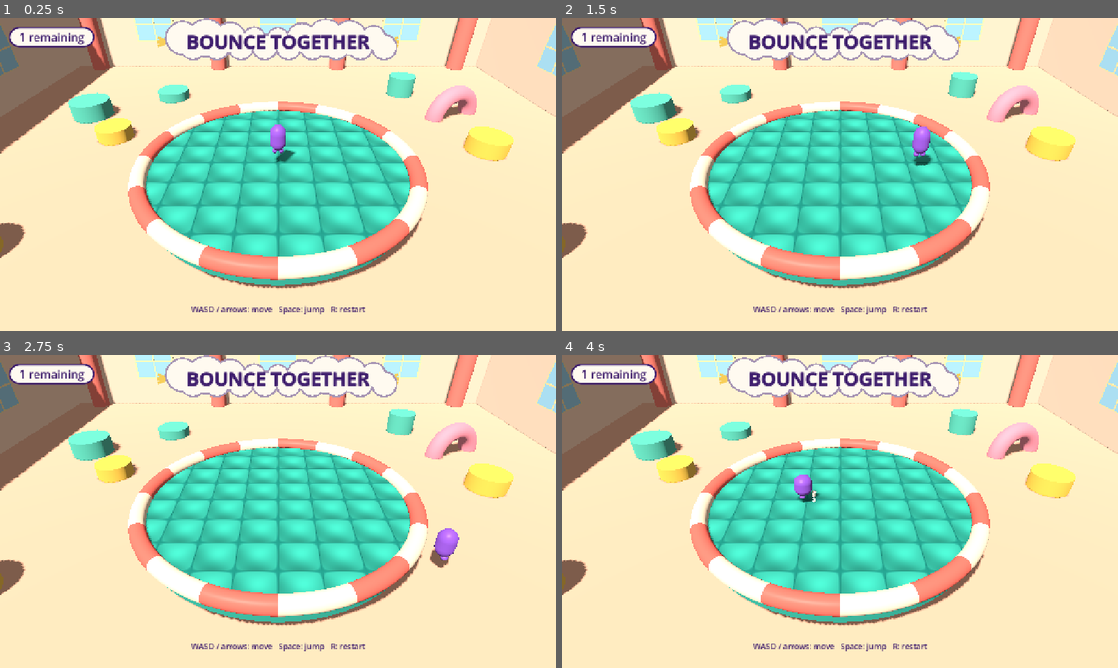
Above: before the commit, frames 1-4 (two rows, left to right).
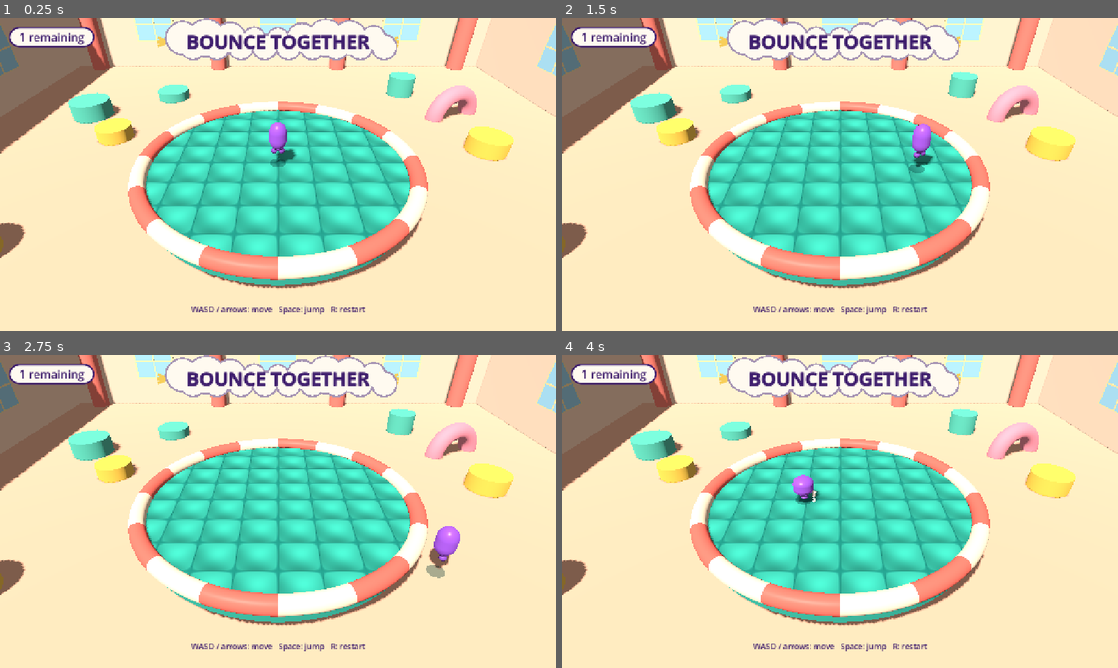
Above: after the commit, the same moments.

Repository: oronanschel/bounce-together
Game: Godot game, scene res://scenes/main.tscn
The game is run twice, just before and just after one commit, with the same random seed, the same clock (stepped at 60 frames per second) and the same inputs.
Inputs:
- Up to frame 1 (0.25 s): no input
- Up to frame 2 (1.5 s): hold D (move_right) 0.53-1.28 s; tap Space (jump) at 0.77 s; hold S (move_back) from 1.28 s (still down)
- Up to frame 3 (2.75 s): tap Space (jump) at 1.52 s; release S (move_back) at 2.03 s; hold D (move_right) from 2.03 s (still down)
- Up to frame 4 (4 s): release D (move_right) at 2.78 s; hold W (move_forward) 2.78-3.53 s; tap Space (jump) at 3.02, 3.77 s; tap R (restart) at 3.5 s; hold A (move_left) from 3.53 s (still down)

The runs differ from the first frame. In frame 1, 0.2% of the frame differs, in the area x 48-54%, y 33-48%; in frame 2, 0.2%; in frame 3, 0.2%, in the area x 76-83%, y 54-72%; in frame 4, 0.2%.

Commit message:
Character visual: 7-colour Soft Play palette, walking feet, blob shadow
player.gd now delegates its look to scripts/character_visual.gd
(set_motion/land/face). Gameplay can spawn bots with PALETTE[i].

Assisted-by: Claude Code:claude-opus-5-5 (Karma42 agent bounce-artist)
Co-Authored-By: Claude Opus 5.5 <noreply@anthropic.com>

Diff:
--- /dev/null
+++ b/scripts/character_visual.gd
@@ -0,0 +1,108 @@
+extends Node3D
+## Placeholder bouncer look: chunky rounded capsule with little feet, a soft
+## blob shadow, walking feet and squash-and-stretch. Gameplay drives it with
+## set_motion() each physics frame and land() on touchdown.
+
+## Soft Play palette (concept order): purple, yellow, red, blue, green, pink, orange.
+const PALETTE := [
+	Color("9a5be0"), Color("f7cf3c"), Color("ef5b4f"), Color("3f8fea"),
+	Color("7fd13b"), Color("f27bbf"), Color("f7962f"),
+]
+const NAMES := ["Purple", "Yellow", "Red", "Blue", "Green", "Pink", "Orange"]
+
+var color := PALETTE[0]
+
+var _body: MeshInstance3D
+var _feet: Array[MeshInstance3D] = []
+var _shadow: MeshInstance3D
+var _squash := 0.0
+var _walk := 0.0
+var _speed := 0.0
+var _vy := 0.0
+var _height := 0.0
+
+
+func _ready() -> void:
+	var mat := StandardMaterial3D.new()
+	mat.albedo_color = color
+	mat.roughness = 0.35
+	mat.rim_enabled = true
+	mat.rim = 0.35
+	mat.rim_tint = 0.3
+	var foot_mat := StandardMaterial3D.new()
+	foot_mat.albedo_color = color.darkened(0.12)
+	foot_mat.roughness = 0.5
+
+	_body = MeshInstance3D.new()
+	var cm := CapsuleMesh.new()
+	cm.radius = 0.55
+	cm.height = 1.45
+	cm.radial_segments = 32
+	cm.rings = 12
+	_body.mesh = cm
+	_body.material_override = mat
+	_body.position.y = 0.2 + cm.height / 2
+	add_child(_body)
+
+	for side in [-1, 1]:
+		var foot := MeshInstance3D.new()
+		var sm := SphereMesh.new()
+		sm.radius = 0.19
+		sm.height = 0.28
+		foot.mesh = sm
+		foot.material_override = foot_mat
+		foot.position = Vector3(0.22 * side, 0.13, 0.08)
+		add_child(foot)
+		_feet.append(foot)
+
+	_shadow = MeshInstance3D.new()
+	var disc := CylinderMesh.new()
+	disc.top_radius = 0.55
+	disc.bottom_radius = 0.55
+	disc.height = 0.01
+	_shadow.mesh = disc
+	var smat := StandardMaterial3D.new()
+	smat.albedo_color = Color(0.05, 0.2, 0.2, 0.35)
+	smat.transparency = BaseMaterial3D.TRANSPARENCY_ALPHA
+	smat.shading_mode = BaseMaterial3D.SHADING_MODE_UNSHADED
+	_shadow.material_override = smat
+	_shadow.top_level = true
+	add_child(_shadow)
+
+
+## horizontal_speed in m/s, vertical_velocity in m/s, ground_y = surface height below.
+func set_motion(horizontal_speed: float, vertical_velocity: float, ground_y: float) -> void:
+	_speed = horizontal_speed
+	_vy = vertical_velocity
+	_height = global_position.y - ground_y
+	_shadow.global_position = Vector3(global_position.x, ground_y + 0.02, global_position.z)
+
+
+func land(impact: float) -> void:
+	_squash = clamp(impact / 14.0, 0.0, 0.55)
+
+
+func face(direction: Vector2, delta: float) -> void:
+	if direction.length() > 0.1:
+		rotation.y = lerp_angle(rotation.y, atan2(direction.x, direction.y), 12.0 * delta)
+
+
+func _process(delta: float) -> void:
+	_squash = move_toward(_squash, 0.0, 2.5 * delta)
+	var stretch: float = clamp(abs(_vy) / 35.0, 0.0, 0.22) - _squash
+	scale = Vector3(1.0 - stretch * 0.5, 1.0 + stretch, 1.0 - stretch * 0.5)
+
+	var grounded := _height < 0.05
+	if grounded and _speed > 0.5:
+		_walk += delta * (6.0 + _speed * 1.6)
+	else:
+		_walk = move_toward(_walk, roundf(_walk / PI) * PI, delta * 8.0)
+	for i in _feet.size():
+		var phase := _walk + PI * i
+		_feet[i].position.y = 0.13 + max(0.0, sin(phase)) * 0.14
+		_feet[i].position.z = 0.08 + cos(phase) * 0.12 * min(_speed / 6.0, 1.0)
+	_body.rotation.z = sin(_walk) * 0.06 * min(_speed / 6.0, 1.0)
+
+	var s: float = clamp(1.0 - _height / 6.0, 0.35, 1.0)
+	_shadow.scale = Vector3(s, 1, s)
+	_shadow.visible = _height < 8.0
--- a/scripts/main.gd
+++ b/scripts/main.gd
@@ -82,7 +82,7 @@
 	players.clear()
 	round_over = false
 	var p := Player.new()
-	p.body_color = Color("8f5bd8")
+	p.body_color = preload("res://scripts/character_visual.gd").PALETTE[0]
 	p.position = Vector3(0, 1.5, 0)
 	add_child(p)
 	p.landed.connect(_on_player_landed.bind(p))
--- a/scripts/player.gd
+++ b/scripts/player.gd
@@ -4,6 +4,8 @@
 ## hard landings bounce you back up a little.
 
 signal landed(impact: float)
+
+const CharacterVisual := preload("res://scripts/character_visual.gd")
 
 var body_color := Color("8f5bd8")
 var is_out := false
@@ -16,8 +18,7 @@
 
 var _was_on_floor := false
 var _last_fall_speed := 0.0
-var _visual: Node3D
-var _squash := 0.0
+var _visual
 
 
 func _ready() -> void:
@@ -29,28 +30,9 @@
 	shape.position.y = 0.75
 	add_child(shape)
 
-	_visual = Node3D.new()
+	_visual = CharacterVisual.new()
+	_visual.color = body_color
 	add_child(_visual)
-	var mat := StandardMaterial3D.new()
-	mat.albedo_color = body_color
-	mat.roughness = 0.45
-	var body := MeshInstance3D.new()
-	var cm := CapsuleMesh.new()
-	cm.radius = 0.5
-	cm.height = 1.4
-	body.mesh = cm
-	body.material_override = mat
-	body.position.y = 0.85
-	_visual.add_child(body)
-	for side in [-1, 1]:
-		var foot := MeshInstance3D.new()
-		var sm := SphereMesh.new()
-		sm.radius = 0.17
-		sm.height = 0.26
-		foot.mesh = sm
-		foot.material_override = mat
-		foot.position = Vector3(0.2 * side, 0.12, 0.05)
-		_visual.add_child(foot)
 
 
 func _physics_process(delta: float) -> void:
@@ -73,16 +55,20 @@
 	if is_on_floor() and not _was_on_floor:
 		var impact := _last_fall_speed
 		_last_fall_speed = 0.0
-		_squash = clamp(impact / 15.0, 0.0, 0.5)
+		_visual.land(impact)
 		landed.emit(impact)
 		if impact > 4.0 and not is_out:
 			velocity.y = impact * BOUNCE
 	_was_on_floor = is_on_floor()
 
-	if input.length() > 0.1:
-		_visual.rotation.y = lerp_angle(_visual.rotation.y, atan2(input.x, input.y), 12.0 * delta)
+	_visual.face(input, delta)
+	_visual.set_motion(Vector2(velocity.x, velocity.z).length(), velocity.y, _ground_y())
 
-	# Squash and stretch: squash on landing, stretch while moving fast vertically.
-	_squash = move_toward(_squash, 0.0, 3.0 * delta)
-	var stretch: float = clamp(abs(velocity.y) / 40.0, 0.0, 0.2) - _squash
-	_visual.scale = Vector3(1.0 - stretch * 0.5, 1.0 + stretch, 1.0 - stretch * 0.5)
+
+## Height of whatever is below us (for the blob shadow).
+func _ground_y() -> float:
+	var from := global_position + Vector3.UP * 0.2
+	var q := PhysicsRayQueryParameters3D.create(from, from + Vector3.DOWN * 30.0)
+	q.exclude = [get_rid()]
+	var hit := get_world_3d().direct_space_state.intersect_ray(q)
+	return hit.position.y if hit else global_position.y - 30.0
Not shown, added: scripts/character_visual.gd.uid
Not shown, changed: ASSETS.md
Not shown, changed: build/web-compact/index.pck.wasm
Not shown, changed: build/web/index.pck
